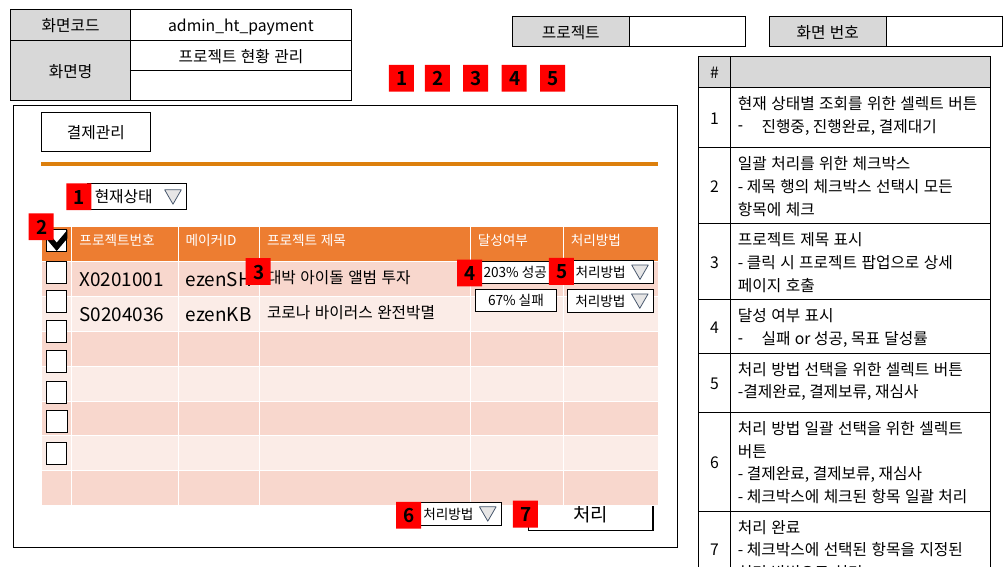
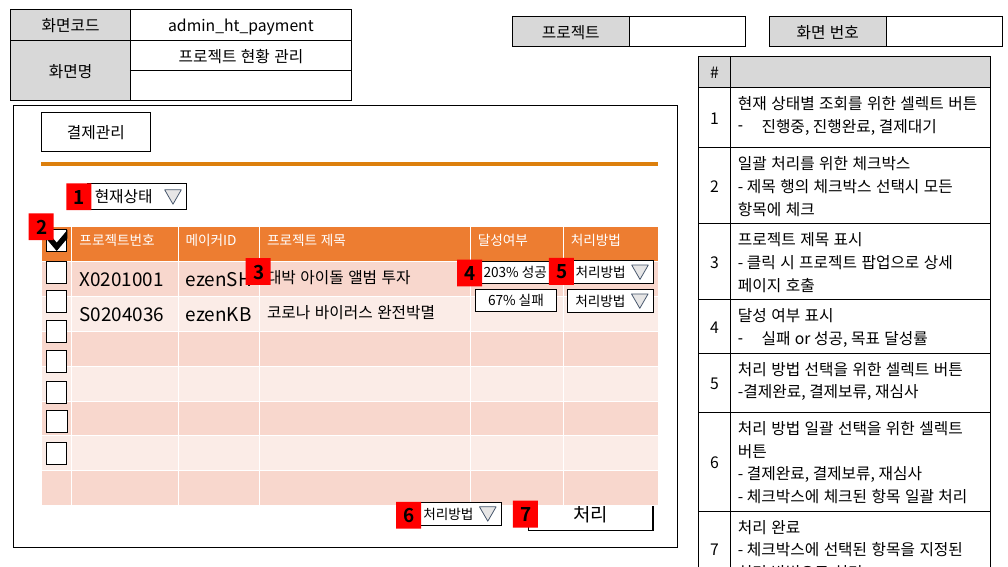
Before and after one commit to ezenteam2/EzenCrowdFunding, a slide deck: slide 31 of project03 화면설계서/project03 - 화면 설계서 - 현태.pptx (slide 30 before the commit). Drawn at 1008x567 pixels with LibreOffice and Linux fonts; fonts in the diff are those of the drawing. Boxes give left, top, right and bottom in pixels: in the first picture for what was removed or moved away, otherwise in the second. Text is boxed around its words. In the diff, an @@ line names an element or a change of style, - is before the commit and + after.

```diff
--- a/project03 화면설계서/project03 - 화면 설계서 - 현태.pptx
+++ b/project03 화면설계서/project03 - 화면 설계서 - 현태.pptx
@@ rectangle removed at [389,65,414,91] @@
-1
@@ rectangle removed at [425,65,450,91] @@
-2
@@ rectangle removed at [464,65,488,91] @@
-3
@@ rectangle removed at [502,65,527,91] @@
-4
@@ rectangle removed at [540,65,565,91] @@
-5
```
Also in this commit, not shown: 13 other slides changed, 1 slide added.
